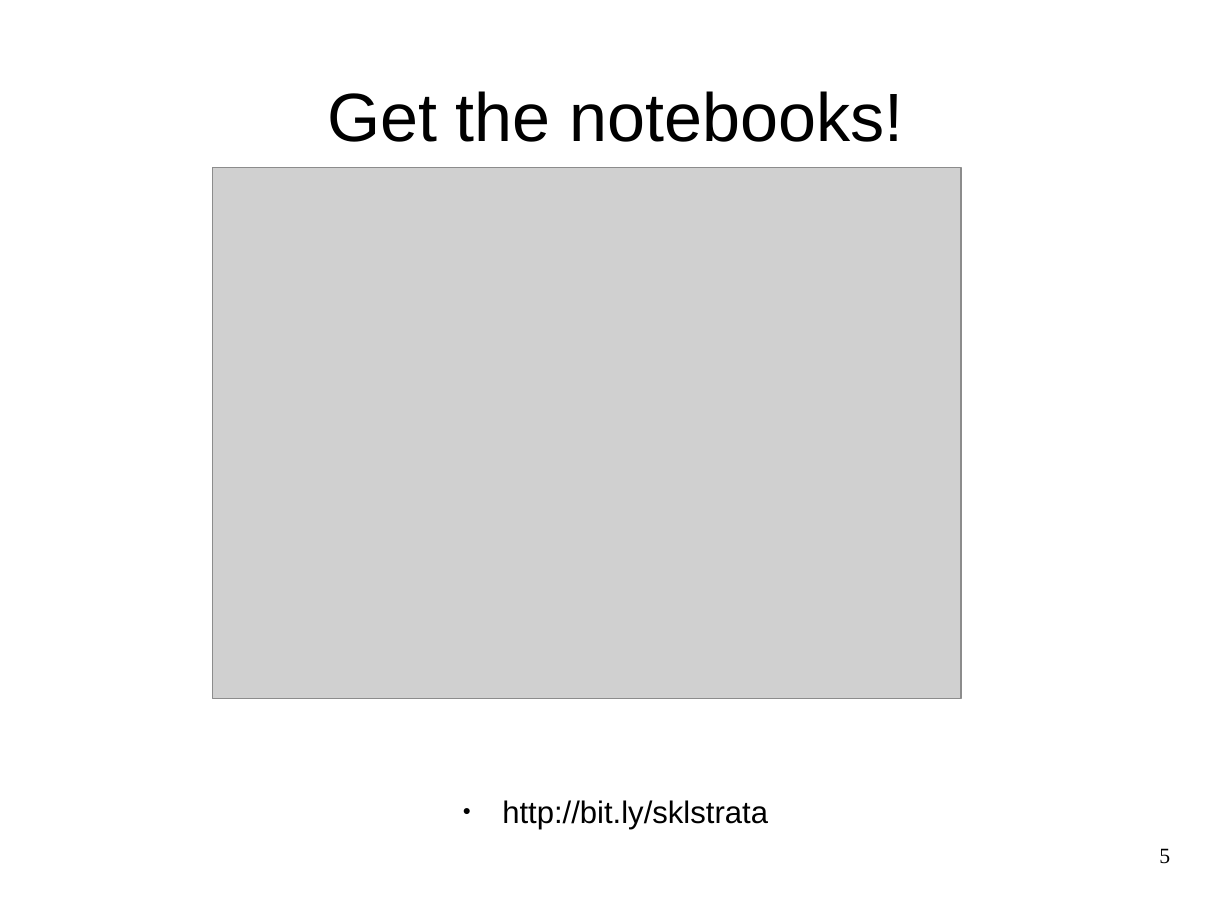
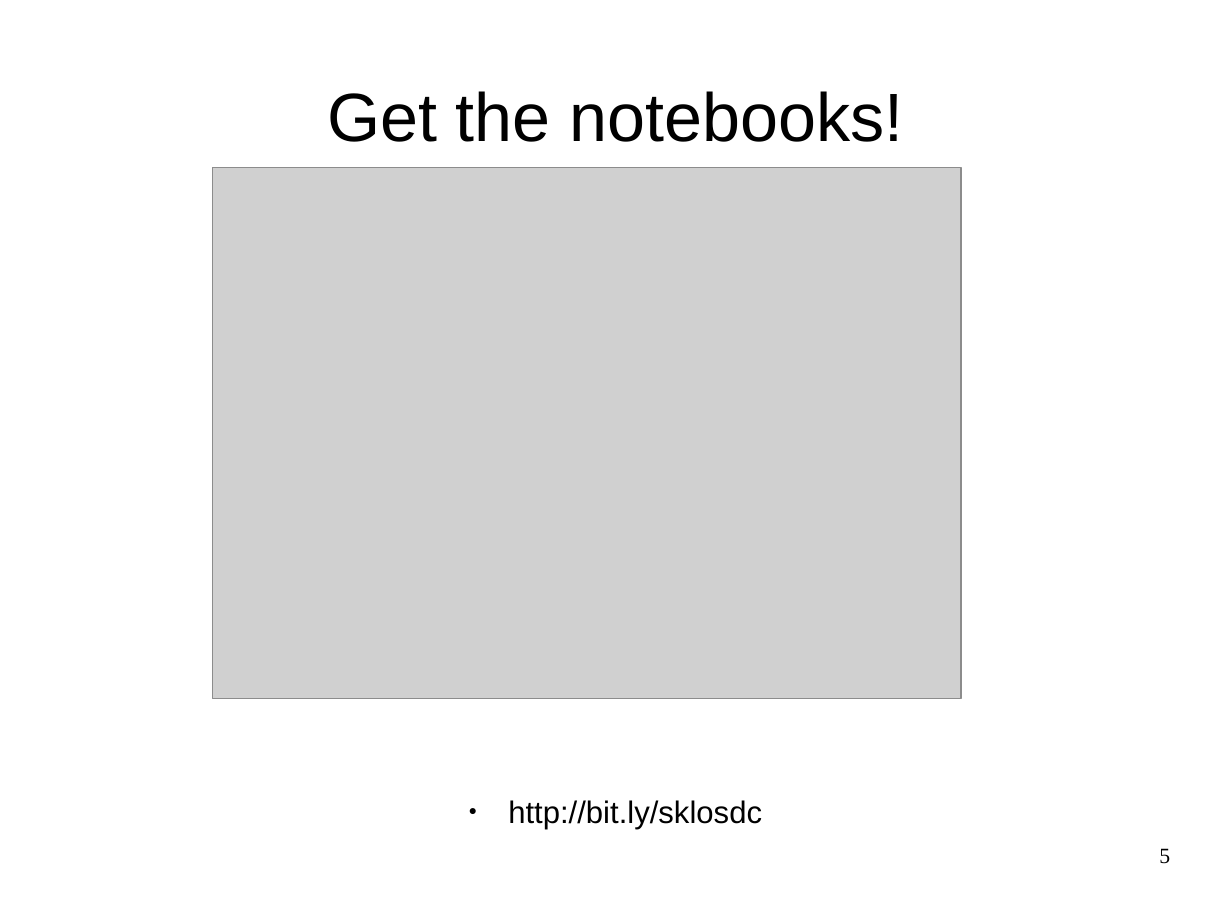
Before and after one commit to amueller/odscon-2015, a slide deck: slide 5 of machine-learning-with-scikit-learn-odscon.odp. Drawn at 1232x924 pixels with LibreOffice and Linux fonts; fonts in the diff are those of the drawing; grey boxes stand for pictures. Boxes give left, top, right and bottom in pixels: in the first picture for what was removed or moved away, otherwise in the second. Text is boxed around its words. In the diff, an @@ line names an element or a change of style, - is before the commit and + after.

```diff
--- a/machine-learning-with-scikit-learn-odscon.odp
+++ b/machine-learning-with-scikit-learn-odscon.odp
@@ text at (x1=508, y1=800, x2=762, y2=829): text changed @@
-● http://bit.ly/sklstrata
+● http://bit.ly/sklosdc
```
Also in this commit, not shown: 13 other slides changed, 4 slides removed, 19 other files.
